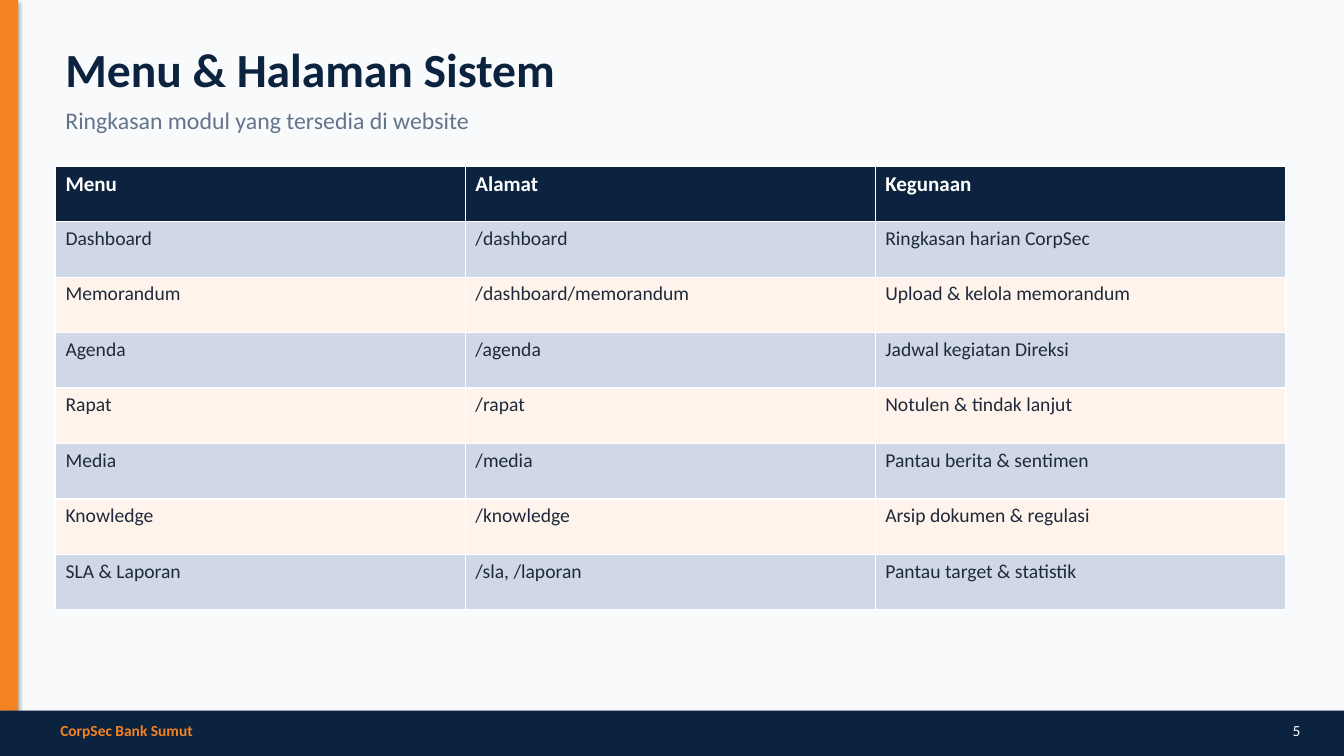
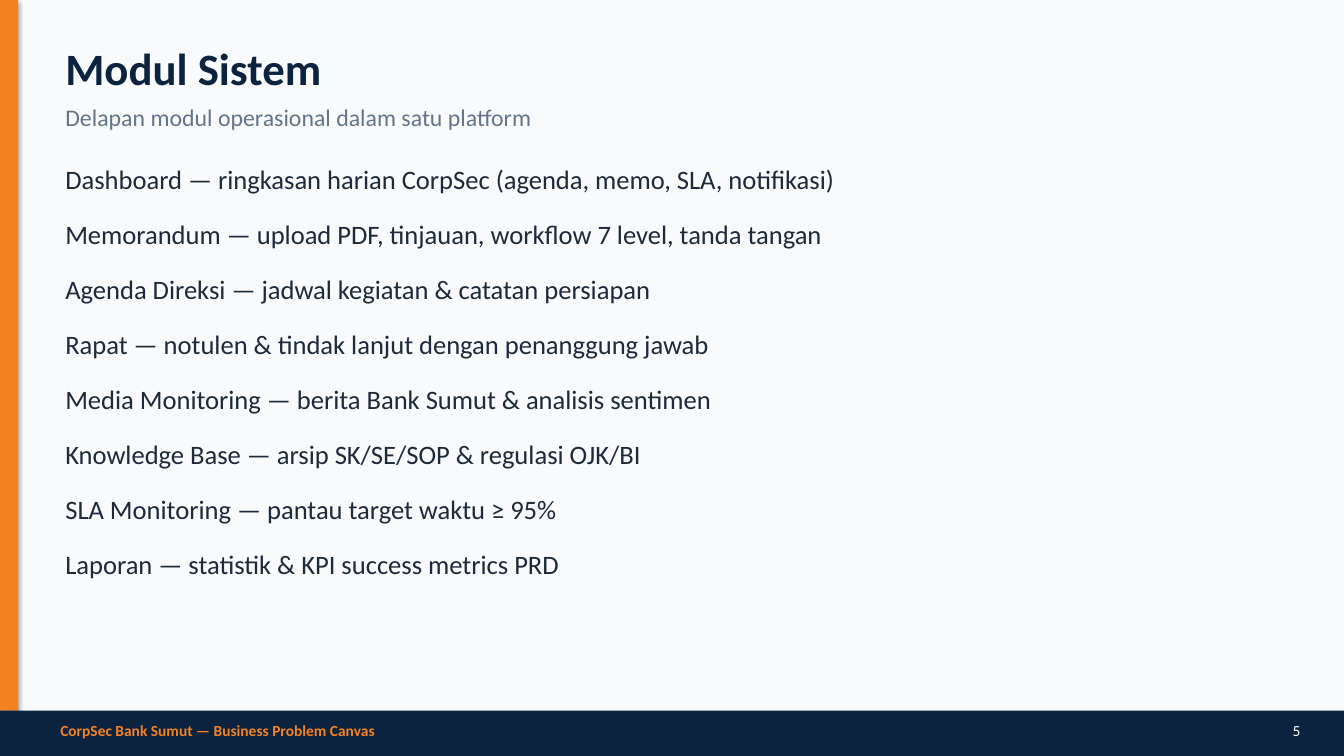
Before and after one commit to kelompok8ai/repo-day1-a, a slide deck: slide 5 of CorpSec-Bank-Sumut-Presentasi.pptx. Drawn at 1344x756 pixels with LibreOffice and Linux fonts; fonts in the diff are those of the drawing. Boxes give left, top, right and bottom in pixels: in the first picture for what was removed or moved away, otherwise in the second. Text is boxed around its words. In the diff, an @@ line names an element or a change of style, - is before the commit and + after.

```diff
--- a/CorpSec-Bank-Sumut-Presentasi.pptx
+++ b/CorpSec-Bank-Sumut-Presentasi.pptx
@@ text at (65,53,531,130): text changed @@
-Menu & Halaman Sistem
-Ringkasan modul yang tersedia di website
+Modul Sistem
+Delapan modul operasional dalam satu platform
@@ table removed at (55,166,1287,610), 8 rows, 3 columns @@
-Menu | Alamat | Kegunaan
-Dashboard | /dashboard | Ringkasan harian CorpSec
-Memorandum | /dashboard/memorandum | Upload & kelola memorandum
-Agenda | /agenda | Jadwal kegiatan Direksi
-Rapat | /rapat | Notulen & tindak lanjut
-Media | /media | Pantau berita & sentimen
-Knowledge | /knowledge | Arsip dokumen & regulasi
-SLA & Laporan | /sla, /laporan | Pantau target & statistik
@@ text added at (65,169,834,579), 19 pt, text #1E293B @@
+Dashboard — ringkasan harian CorpSec (agenda, memo, SLA, notifikasi)
+Memorandum — upload PDF, tinjauan, workflow 7 level, tanda tangan
+Agenda Direksi — jadwal kegiatan & catatan persiapan
+Rapat — notulen & tindak lanjut dengan penanggung jawab
+Media Monitoring — berita Bank Sumut & analisis sentimen
+Knowledge Base — arsip SK/SE/SOP & regulasi OJK/BI
+SLA Monitoring — pantau target waktu ≥ 95%
+Laporan — statistik & KPI success metrics PRD
@@ text at (60,725,375,739): text changed @@
-CorpSec Bank Sumut
+CorpSec Bank Sumut — Business Problem Canvas
```
Also in this commit, not shown: 3 other slides changed, 6 slides added, 11 slides removed, 2 other files.
